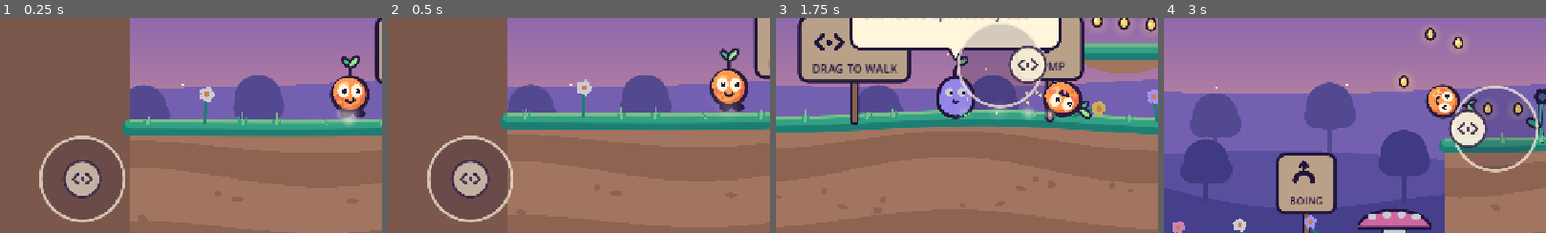
Above: before the commit, frames 1-4 (left to right).
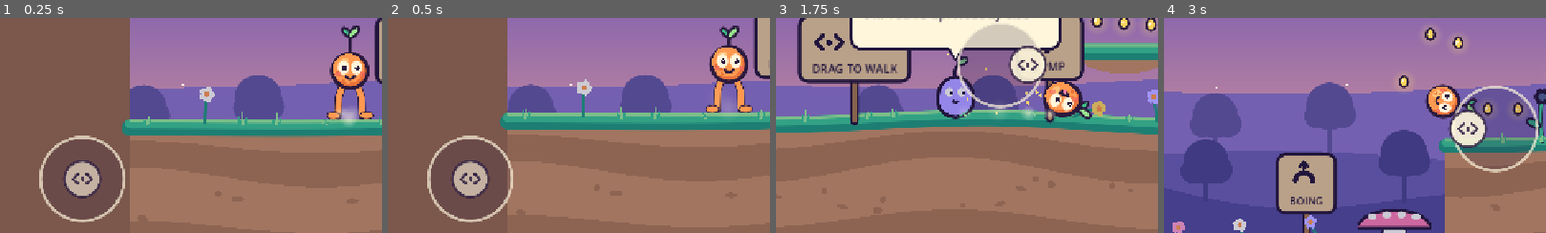
Above: after the commit, the same moments.

Repository: CigThePig/Wobble-World
Game: Godot game, scene res://game/main.tscn
Same seed, same stepped clock (60 frames per second), same inputs: the game is played once before the commit and once after it.
Inputs (mouse positions are % of the whole screen's width and height, from its top left):
- Up to frame 1 (0.25 s): no input
- Up to frame 2 (0.5 s): no input
- Up to frame 3 (1.75 s): tap Enter at 0.5 s; move the mouse to (72, 45) at 0.52 s; hold D 0.53-1.25 s; tap R at 0.6 s; click (72, 45) at 0.67 s; tap Space at 0.77 s; drag from (30, 55) to (45, 70) at 1.27 s
- Up to frame 4 (3 s): move the mouse to (60, 28) at 2.02 s; hold D 2.03-2.75 s; tap E at 2.1 s; drag from (45, 70) to (20, 35) at 2.77 s
The pictures show only the part of the screen within x 1-51%, y 44-94%; the shares and areas given below are measured in that part.

The runs differ from the first frame. In frame 1, 3.1% of the frame differs, in the area x 85-98%, y 3-48%; in frame 2, 3.0%; in frame 3, less than 0.1%; in frame 4, nothing differs.

Commit message:
Make Bloop's legs long, orange and expressive

Diff:
--- a/game/bloop.gd
+++ b/game/bloop.gd
@@ -9,6 +9,10 @@
 const VR := 25.5
 const N := 28
 const KICK_TIME := 0.32
+# Presentation only: the bean rises on long legs; the circular physics collider stays put.
+const LEG_BODY_LIFT := 49.0
+const LEG_HIP_DROP := 19.0
+const LEG_KICK_REACH := 56.0
 
 var tuning = preload("res://game/tuning.tres").duplicate()
 var controls: Node
@@ -86,8 +90,12 @@
 	legs = 1.0
 	face_angle = 0.0
 	spin = 0.0
-	for f in feet:
-		f.pos = at + Vector2(0, R)
+	for i in 2:
+		var f: Dictionary = feet[i]
+		var side := -1.0 if i == 0 else 1.0
+		f.pos = at + Vector2(side * 11.0, R)
+		f.from = f.pos
+		f.to = f.pos
 		f.t = 1.0
 	reset_physics_interpolation()
 
@@ -379,29 +387,31 @@
 		var f: Dictionary = feet[i]
 		var other: Dictionary = feet[1 - i]
 		if grounded and not rolling:
-			var home := contact + t * (side * 9.0 + clampf(velocity.x * 0.05, -12, 12))
-			var reach := t * clampf(velocity.x * 0.085, -24, 24)
+			# Separate feet stay planted in world space while the bean walks over them.
+			# A wider stride and higher swing make the long legs readable in motion.
+			var home := contact + t * (side * 11.0 + clampf(velocity.x * 0.045, -13.0, 13.0))
+			var reach := t * clampf(velocity.x * 0.075, -23.0, 23.0)
 			if f.t >= 1.0:
 				var off: Vector2 = f.pos - home
-				if (absf(off.dot(t)) > 19.0 and other.t >= 0.55) or off.length() > 46.0:
+				if (absf(off.dot(t)) > 28.0 and other.t >= 0.55) or off.length() > 58.0:
 					f.from = f.pos
 					f.to = home + reach
 					f.t = 0.0
 			else:
-				f.to = home + reach
-				f.t = minf(1.0, f.t + dt * (7.0 + absf(velocity.x) / 20.0))
+				f.t = minf(1.0, f.t + dt * (5.0 + absf(velocity.x) / 55.0))
 				var e: float = smoothstep(0.0, 1.0, f.t)
-				f.pos = f.from.lerp(f.to, e) + n * sin(PI * e) * 10.0
+				f.pos = f.from.lerp(f.to, e) + n * sin(PI * e) * 14.0
 		else:
-			var dangle := global_position + Vector2(side * 10.0 - clampf(velocity.x * 0.035, -12, 12), R - 6.0 - clampf(velocity.y * 0.012, -9, 7))
-			f.pos = f.pos.lerp(dangle, 0.4)
+			# In the air they dangle slightly apart and trail the direction of travel.
+			var dangling := global_position + Vector2(side * 18.0 - clampf(velocity.x * 0.05, -14.0, 14.0), R - 3.0 - clampf(velocity.y * 0.016, -14.0, 8.0))
+			f.pos = f.pos.lerp(dangling, 0.32)
 			f.t = 1.0
 
 func body_center() -> Vector2:
 	var bob := 0.0
 	if grounded and not rolling:
 		bob = sin(clock * 16.0) * minf(absf(velocity.x) / 120.0, 2.2)
-	return Vector2(0, -15.0 * legs + bob * legs)
+	return Vector2(0, -LEG_BODY_LIFT * legs + bob * legs)
 
 func outline_points(c: Vector2) -> PackedVector2Array:
 	var pts := PackedVector2Array()
@@ -435,22 +445,35 @@
 		var leaf_dir := dir.rotated(side * 0.75)
 		var leaf := Art.ellipse_points(tip + leaf_dir * 8.0, Vector2(10.0, 5.0) * (1.0 if side > 0 else 0.8), leaf_dir.angle(), 12)
 		Art.blob(self, leaf, Art.GRASS_LIGHT if side > 0 else Art.GRASS, ink, 2.6)
-	# Legs.
+	# Pikuniku-like silhouette: long, body-coloured jointed legs and simple
+	# paddle feet, not dark short sticks. All geometry is cosmetic.
 	if legs > 0.03:
+		var n := ground_normal if grounded else Vector2.UP
+		var tangent := Vector2(-n.y, n.x)
+		var contact := global_position - n * R
 		for i in 2:
 			var side := -1.0 if i == 0 else 1.0
-			var hip := c + Vector2(side * 9.0, 15.0)
+			var hip := c + Vector2(side * 10.0, LEG_HIP_DROP)
 			var foot: Vector2 = feet[i].pos - global_position
 			var kicking := kick_t > 0 and side == facing
 			if kicking:
 				var p := 1.0 - kick_t / KICK_TIME
 				var swing := lerpf(-0.7, 1.75, smoothstep(0.0, 0.4, p)) if p < 0.55 else lerpf(1.75, 0.0, smoothstep(0.55, 1.0, p))
-				foot = hip + Vector2(sin(swing) * facing, cos(swing)) * 31.0
+				foot = hip + Vector2(sin(swing) * facing, cos(swing)) * LEG_KICK_REACH
 			foot = hip.lerp(foot, legs)
-			var knee := (hip + foot) * 0.5 + Vector2(facing * 4.0, 0)
-			Art.line(self, Art.curve(hip, knee, foot, 6), ink, 6.0)
-			var toe := foot + Vector2(facing * 4.0, -1.5)
-			Art.ellipse(self, toe, Vector2(8.5, 5.0) * (1.25 if kicking else 1.0) * legs, ink, 0.0, 12)
+			var lift := maxf(0.0, (contact - feet[i].pos).dot(n)) if grounded else 5.0
+			var knee := hip.lerp(foot, 0.48) + Vector2(side * 3.0 - clampf(velocity.x * 0.02, -6.0, 6.0) - (facing * lift * 0.4), -3.0 - lift * 0.18)
+			if kicking:
+				knee += Vector2(-facing * 8.0, -7.0)
+			var shape := PackedVector2Array([hip, knee, foot])
+			Art.line(self, shape, ink, 10.0 * legs)
+			Art.line(self, shape, Art.ORANGE, 7.5 * legs)
+			var toe_direction := facing if absf(velocity.x) > 24.0 or kicking else side
+			var sole := foot + tangent * toe_direction * (9.0 if kicking else 6.5) + n * 0.5
+			var angle := tangent.angle() if not kicking else (foot - hip).angle() - PI * 0.5
+			var foot_size := Vector2(11.0 if kicking else 10.0, 5.3) * legs
+			Art.ellipse(self, sole, foot_size, ink, angle, 12)
+			Art.ellipse(self, sole, foot_size - Vector2(1.7, 1.4) * legs, Art.ORANGE, angle, 12)
 	# Jelly body.
 	var pts := outline_points(c)
 	var mid := Vector2.ZERO
